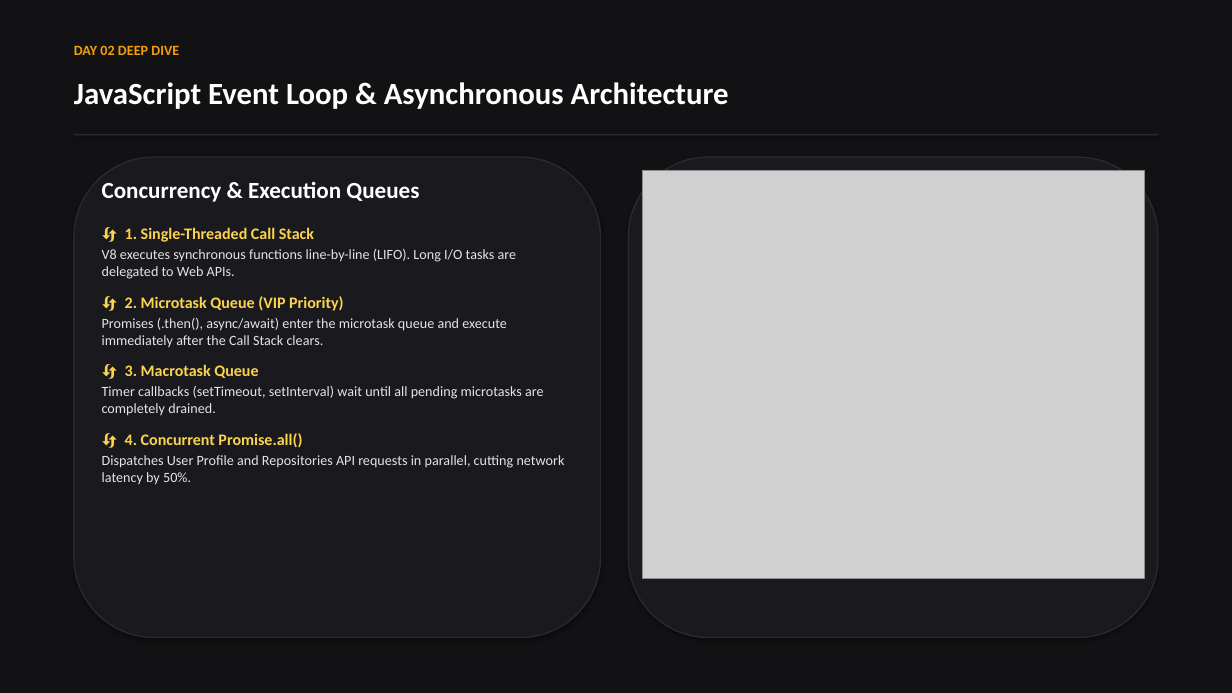
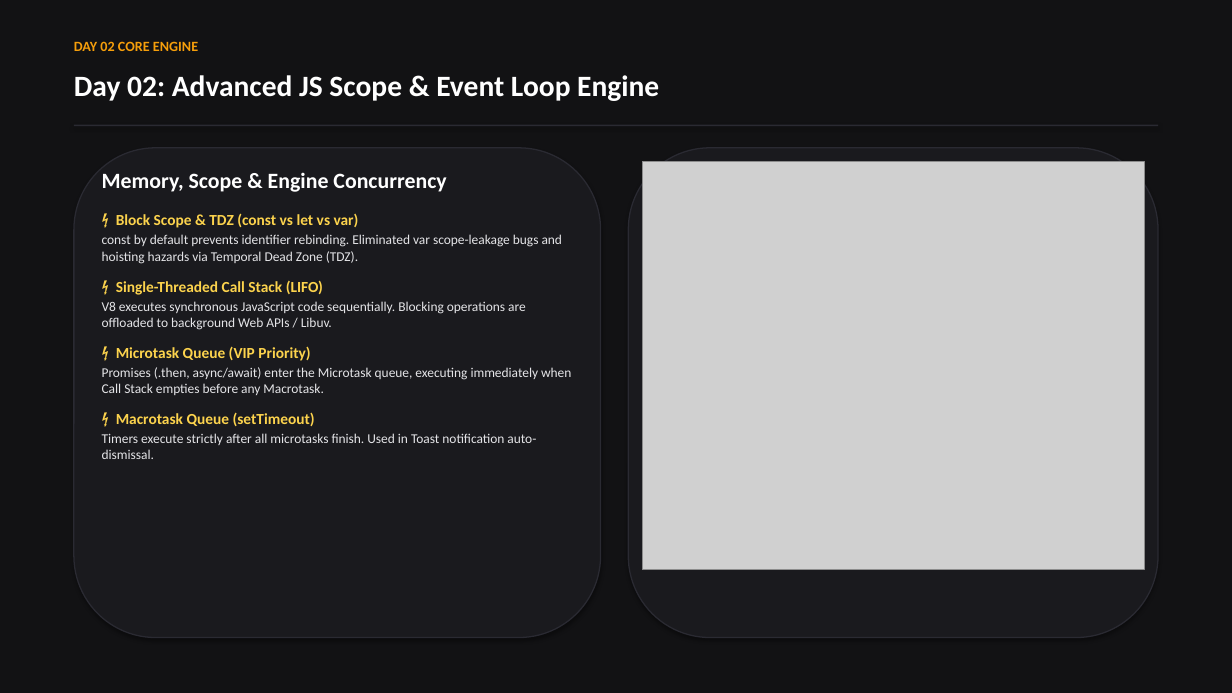
Before and after one commit to wasi-747/1-month-training-resources, a slide deck: slide 4 of Week_1_Presentation_Obsidian_Gold.pptx (slide 5 before the commit). Drawn at 1232x693 pixels with LibreOffice and Linux fonts; fonts in the diff are those of the drawing; grey boxes stand for pictures. Boxes give left, top, right and bottom in pixels: in the first picture for what was removed or moved away, otherwise in the second. Text is boxed around its words. In the diff, an @@ line names an element or a change of style, - is before the commit and + after.

Commit message:
feat: enhance Obsidian Gold PPTX with real code snippets, line numbers, and live demo cheat sheet

```diff
--- a/Week_1_Presentation_Obsidian_Gold.pptx
+++ b/Week_1_Presentation_Obsidian_Gold.pptx
@@ text at (74, 41, 198, 51): text changed @@
-DAY 02 DEEP DIVE
+DAY 02 CORE ENGINE
@@ text at (74, 75, 659, 101): text changed; size 24 to 23 pt @@
-JavaScript Event Loop & Asynchronous Architecture
+Day 02: Advanced JS Scope & Event Loop Engine
@@ rectangle: place and size @@
-rectangle at (74, 134, 1158, 135)
+rectangle at (74, 125, 1158, 126)
@@ rounded rectangle: place and size @@
-rounded rectangle at (74, 157, 601, 638)
+rounded rectangle at (74, 148, 601, 638)
@@ rounded rectangle: place and size @@
-rounded rectangle at (628, 157, 1158, 638)
+rounded rectangle at (628, 148, 1158, 638)
@@ text at (102, 172, 571, 459): text changed; size 11 to 10.5 pt @@
-Concurrency & Execution Queues
-🔄 1. Single-Threaded Call Stack
-V8 executes synchronous functions line-by-line (LIFO). Long I/O tasks are delegated to Web APIs.
-🔄 2. Microtask Queue (VIP Priority)
-Promises (.then(), async/await) enter the microtask queue and execute immediately after the Call Stack clears.
-🔄 3. Macrotask Queue
-Timer callbacks (setTimeout, setInterval) wait until all pending microtasks are completely drained.
-🔄 4. Concurrent Promise.all()
-Dispatches User Profile and Repositories API requests in parallel, cutting network latency by 50%.
+Memory, Scope & Engine Concurrency
+⚡ Block Scope & TDZ (const vs let vs var)
+const by default prevents identifier rebinding. Eliminated var scope-leakage bugs and hoisting hazards via Temporal Dead Zone (TDZ).
+⚡ Single-Threaded Call Stack (LIFO)
+V8 executes synchronous JavaScript code sequentially. Blocking operations are offloaded to background Web APIs / Libuv.
+⚡ Microtask Queue (VIP Priority)
+Promises (.then, async/await) enter the Microtask queue, executing immediately when Call Stack empties before any Macrotask.
+⚡ Macrotask Queue (setTimeout)
+Timers execute strictly after all microtasks finish. Used in Toast notification auto-dismissal.
@@ picture: place and size @@
-picture at (642, 171, 1144, 579)
+picture at (642, 162, 1144, 569)
```
Also in this commit, not shown: 5 other slides changed, 4 slides added, 3 slides removed, 1 other file.
